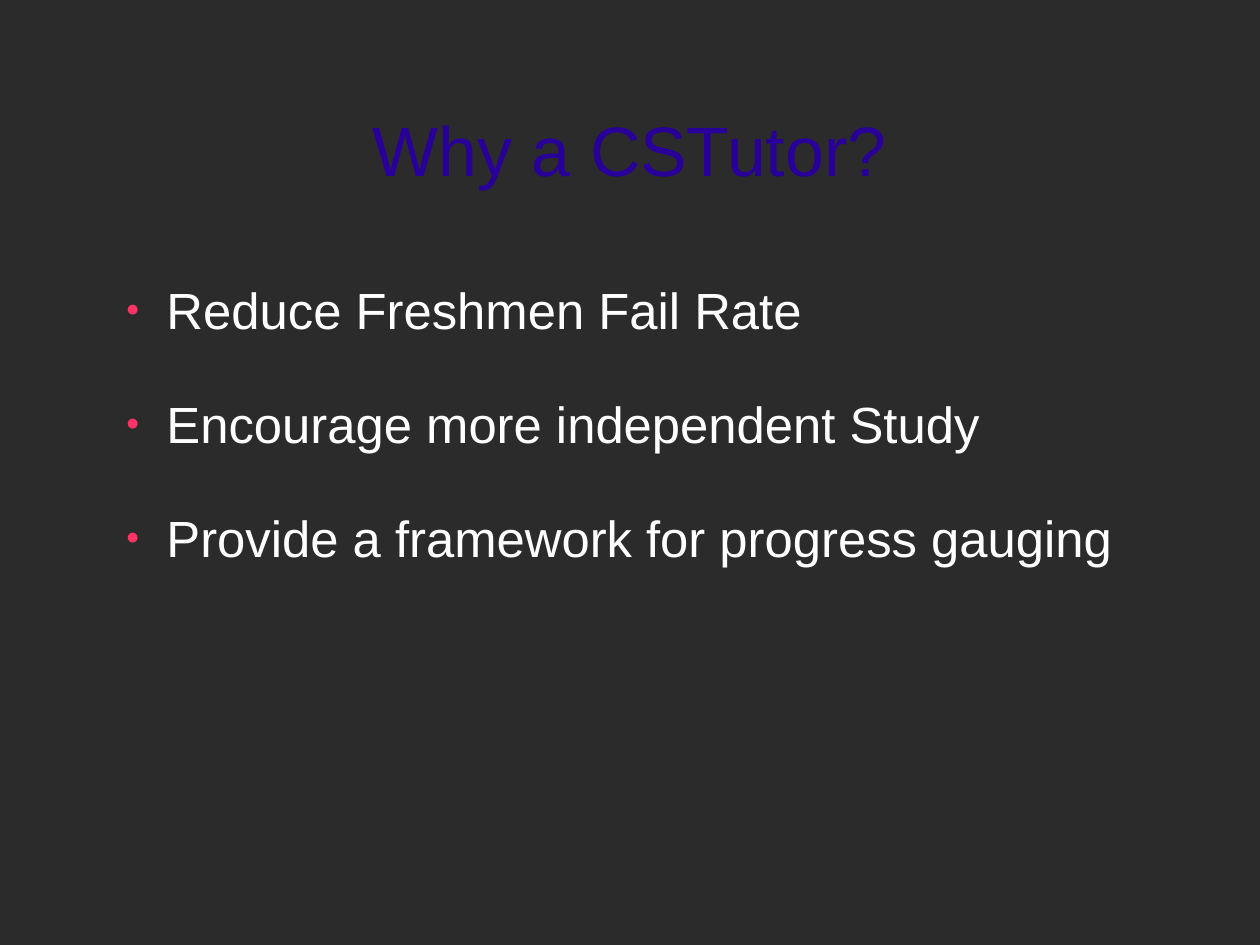
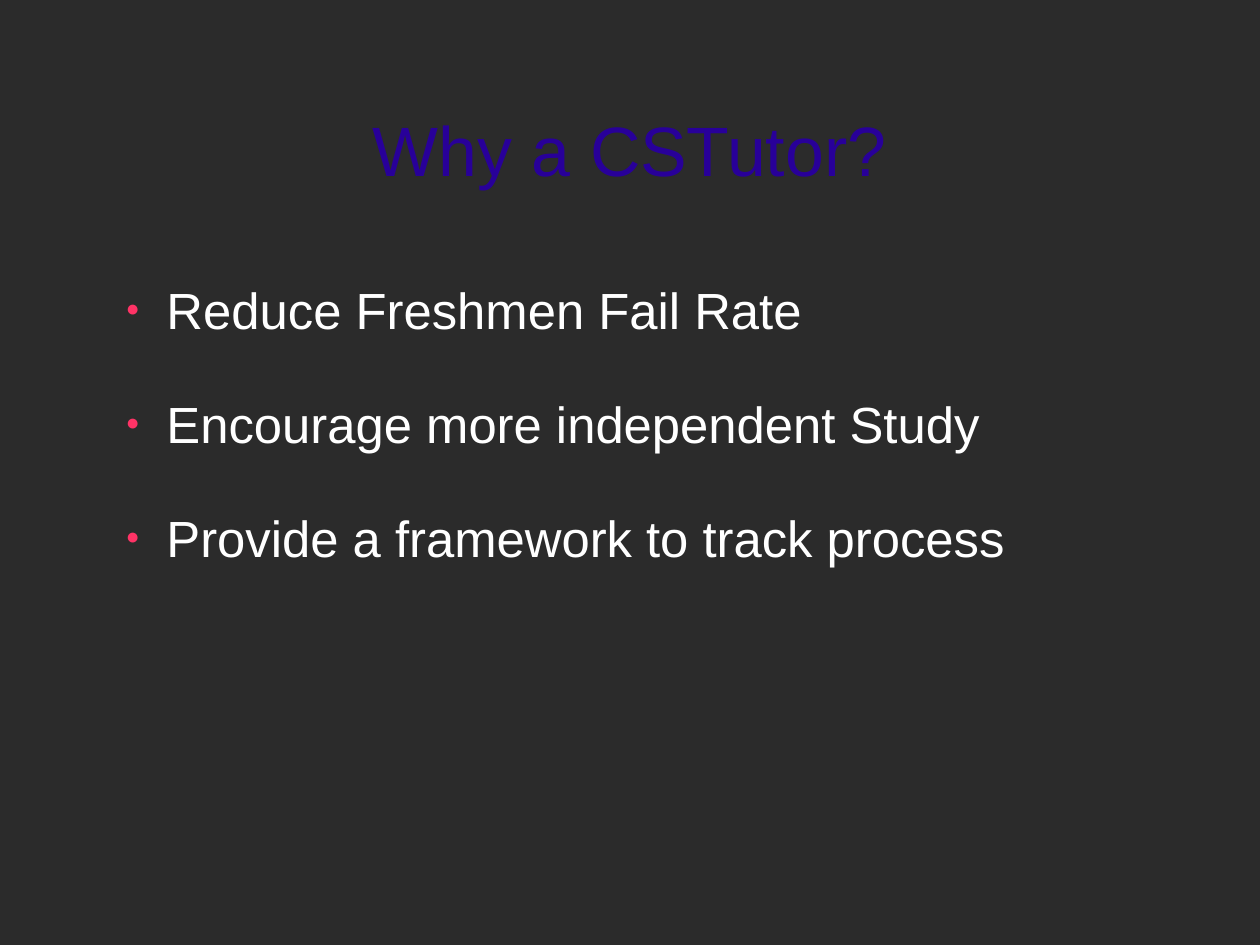
Before and after one commit to xiongchiamiov/CSTutor, a slide deck: slide 2 of presentations/presentation_week5.odp. Drawn at 1260x945 pixels with LibreOffice and Linux fonts; fonts in the diff are those of the drawing; background and template pictures are left out; a plain dark background stands for a picture behind light text. Boxes give left, top, right and bottom in pixels: in the first picture for what was removed or moved away, otherwise in the second. Text is boxed around its words. In the diff, an @@ line names an element or a change of style, - is before the commit and + after.

```diff
--- a/presentations/presentation_week5.odp
+++ b/presentations/presentation_week5.odp
@@ text at (x1=166, y1=520, x2=1005, y2=567): text changed @@
-● Provide a framework for progress gauging
+● Provide a framework to track process
```
Also in this commit, not shown: 1 other slide changed, 3 slides removed.
